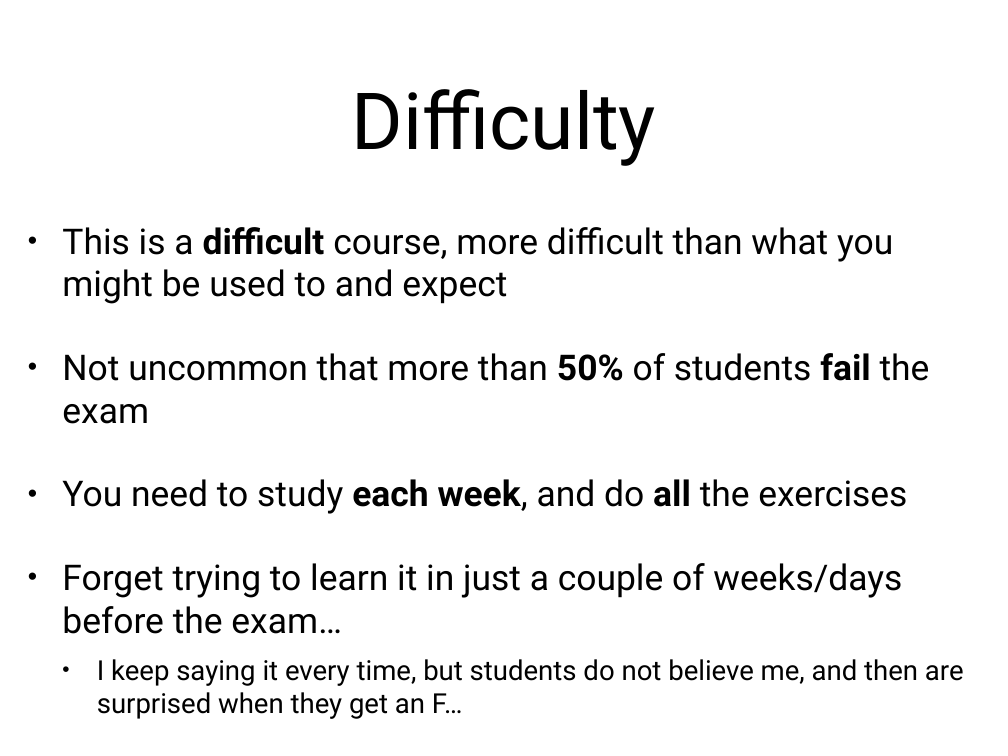
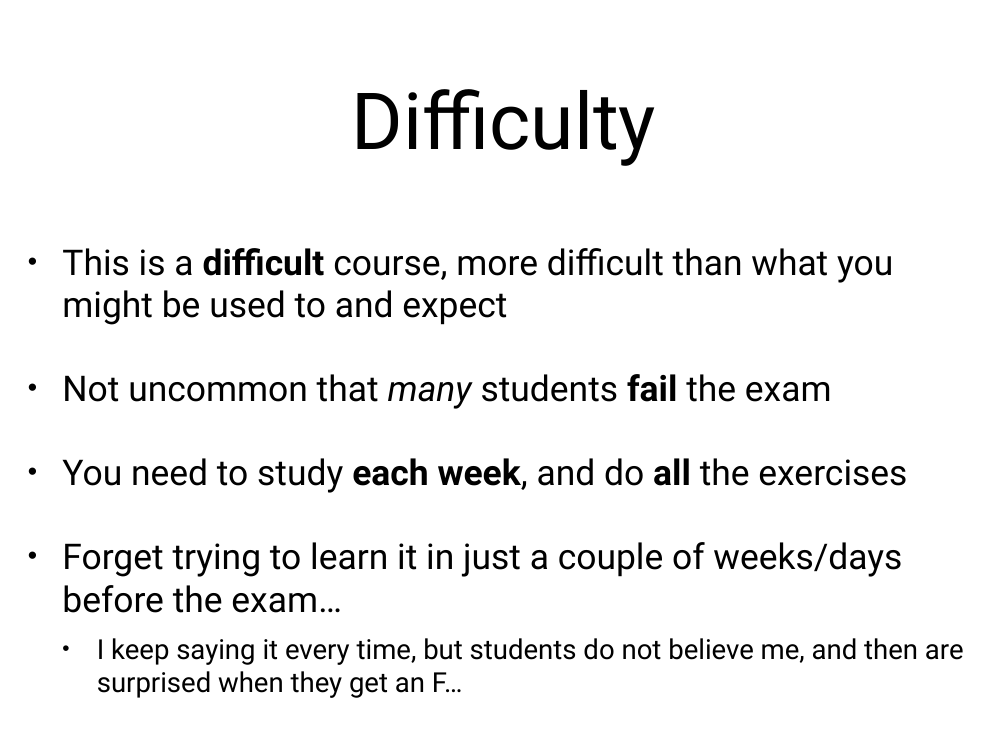
Before and after one commit to arcuri82/algorithms, a slide deck: slide 16 of docs/slides/01/01_intro.pptx. Drawn at 1008x756 pixels with LibreOffice and Linux fonts; fonts in the diff are those of the drawing. Boxes give left, top, right and bottom in pixels: in the first picture for what was removed or moved away, otherwise in the second. Text is boxed around its words. In the diff, an @@ line names an element or a change of style, - is before the commit and + after.

```diff
--- a/docs/slides/01/01_intro.pptx
+++ b/docs/slides/01/01_intro.pptx
@@ text at box(62, 374, 832, 409): text changed @@
-• Not uncommon that more than 50% of students fail the exam
+• Not uncommon that many students fail the exam
```
Also in this commit, not shown: 8 other slides changed, 12 slides added, 2 slides removed, 1 other file.
